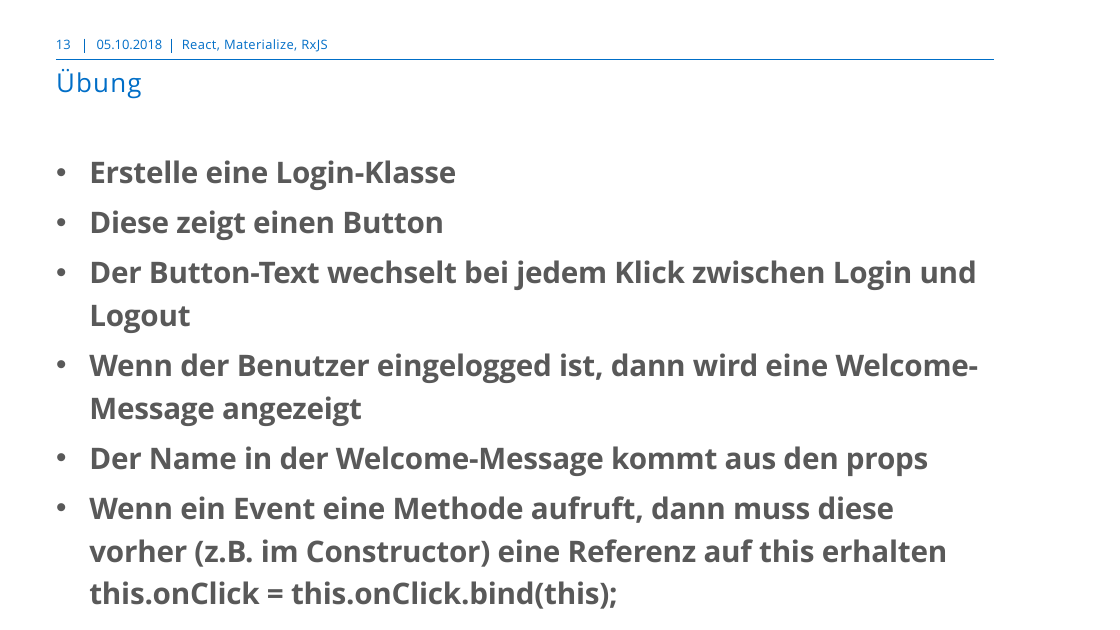
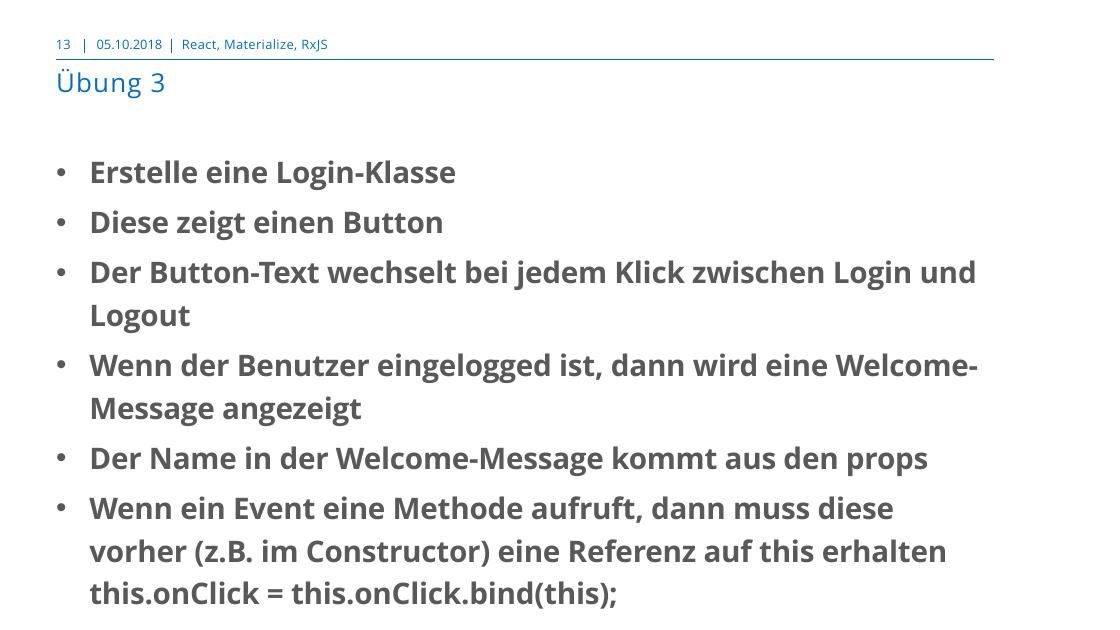
Before and after one commit to markusborer/ReactSample, a slide deck: slide 13 of React.pptx. Drawn at 1120x630 pixels with LibreOffice and Linux fonts; fonts in the diff are those of the drawing; background and template pictures are left out. Boxes give left, top, right and bottom in pixels: in the first picture for what was removed or moved away, otherwise in the second. Text is boxed around its words. In the diff, an @@ line names an element or a change of style, - is before the commit and + after.

```diff
--- a/React.pptx
+++ b/React.pptx
@@ title at (x1=56, y1=69, x2=166, y2=99): text changed @@
-Übung
+Übung 3
```
Also in this commit, not shown: 1 other slide changed.
